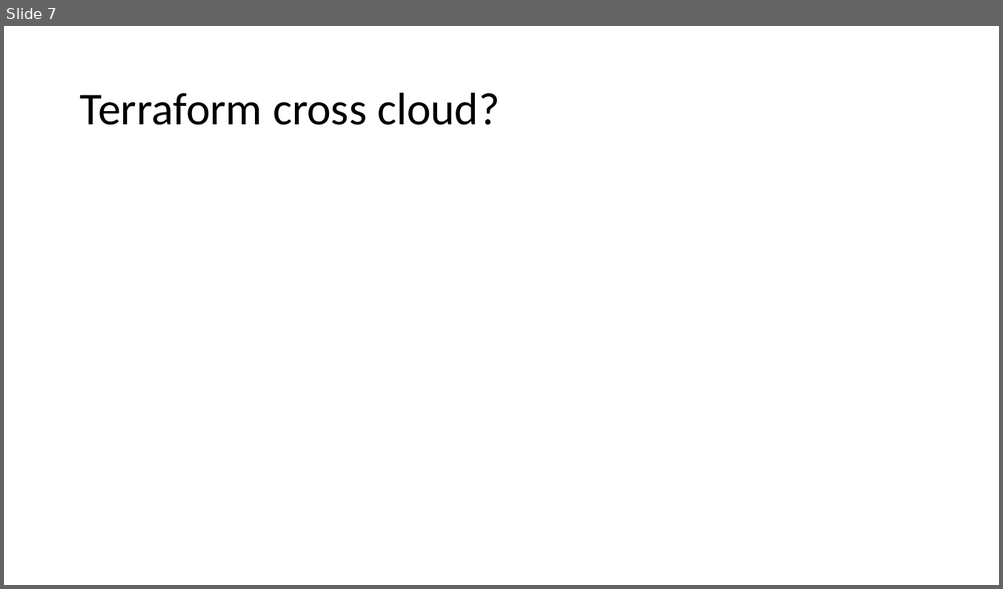
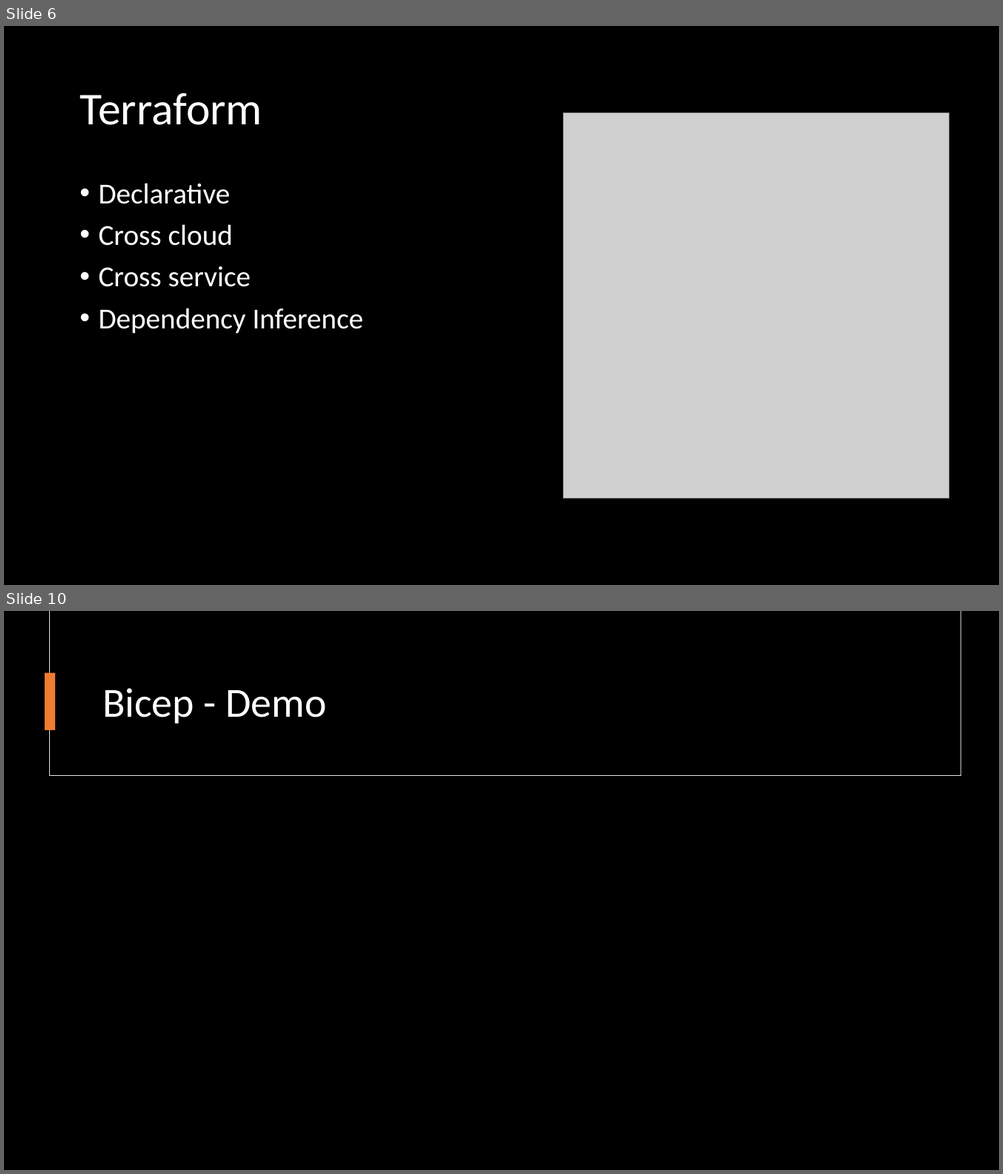
Before and after one commit to fortunkam/terraform-101, a slide deck: presentation/Terraform 101.pptx. Shown one above the other, each under a label of ours: slide 7 before the commit, slides 6 and 10 after it; the slides between them are not shown. The pictures are 1003x589 and 1003x1174 pixels, drawn with LibreOffice and Linux fonts; fonts in the diff are those of the drawing; grey boxes stand for pictures; background and template pictures are left out. Boxes give left, top, right and bottom in pixels: in the first picture for what was removed or moved away, otherwise in the second. Text is boxed around its words. In the diff, an @@ line names an element or a change of style, - is before the commit and + after.

```diff
--- a/presentation/Terraform 101.pptx
+++ b/presentation/Terraform 101.pptx
@@ slide 10 added at (x1=4, y1=611, x2=999, y2=1170), background #000000 @@
@@ rectangle added at (x1=50, y1=611, x2=961, y2=776), fill #000000, outline #E1E1E1 0.75 pt @@
@@ rectangle added at (x1=51, y1=611, x2=961, y2=775), fill #000000 @@
@@ rectangle added at (x1=45, y1=673, x2=56, y2=730), fill #ED7D31 @@
@@ title added at (x1=102, y1=688, x2=327, y2=723), 40 pt, text #FFFFFF @@
+Bicep - Demo
@@ what was slide 7 is now slide 6 @@
@@ slide 6 changed as well @@
@@ background #FFFFFF to #000000 @@
@@ title at (x1=79, y1=93, x2=262, y2=125): text changed; text colour #000000 to #FFFFFF @@
-Terraform cross cloud?
+Terraform
@@ picture added at (x1=563, y1=113, x2=948, y2=499) @@
@@ text added at (x1=99, y1=183, x2=364, y2=334), 28 pt, text #FFFFFF @@
+• Declarative
+• Cross cloud
+• Cross service
+• Dependency Inference
```
Also in this commit, not shown: 5 other slides changed, 5 other slides added, 18 slides removed, 8 other files.
